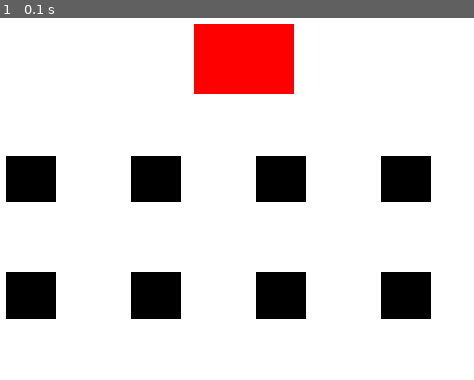
Above: before the commit, frame 1.
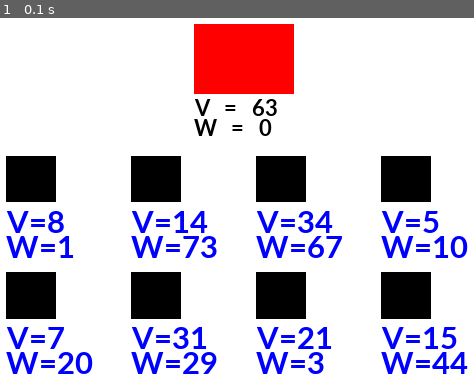
Above: after the commit, the same moment.

Repository: Vincent-lau/pygame_project
Game: pygame game, started from edu_game.py
The game is run twice, just before and just after one commit, with the same random seed, the same clock (stepped at 60 frames per second) and the same inputs.
Inputs:
- Up to frame 1 (0.1 s): no input

The runs differ from the first frame. In frame 1, 6.7% of the frame differs, in the area x 1-99%, y 22-99%.

Commit message:
weight and volume displayed

Diff:
--- a/edu_game.py
+++ b/edu_game.py
@@ -27,8 +27,8 @@
         super().__init__()
         self.image=pg.Surface(size)
         pos=[pos[0]-size[0]/2,pos[1]-size[1]/2]
-        # pos parameter will be the centre of the shape
-        self.oriPos=pos
+        # pos parameter will be the top-left corner of the shape
+        self.oriPos=copy.deepcopy(pos)
         self.rect=self.image.get_rect(topleft=pos)
         self.image.fill(color)
         self.oriCor=copy.deepcopy(cor) # any oriCor must use deepcopy
@@ -53,6 +53,12 @@
 
     def get_cor(self):
         return self.cor
+
+    def get_size(self):
+        return self.size
+
+    def get_pos(self):
+        return self.oriPos
 
     def reset(self):
         pass
@@ -473,13 +479,13 @@
         j = 0
         minR=500
         for k in range(Level2.nNodeNum):
-            startX=int((j+0.1)*sep)  # leave some blank space
-            endX=int((j+0.9)*sep)
-            startY=int((i+0.1)*sep)
-            endY=int((i+0.9)*sep)
-            circlePos=[random.randint(int(startX+sep*0.2),int(endX-sep*0.2)),random.randint(int(startY+sep*0.2),int(endY-sep*0.2))]
+            start_x=int((j+0.1)*sep)  # leave some blank space
+            end_x=int((j+0.9)*sep)
+            start_y=int((i+0.1)*sep)
+            end_y=int((i+0.9)*sep)
+            circlePos=[random.randint(int(start_x+sep*0.2),int(end_x-sep*0.2)),random.randint(int(start_y+sep*0.2),int(end_y-sep*0.2))]
             # make sure the node is not too small
-            radius=min(circlePos[0]-startX,endX-circlePos[0],circlePos[1]-startY,endY-circlePos[1])
+            radius=min(circlePos[0]-start_x,end_x-circlePos[0],circlePos[1]-start_y,end_y-circlePos[1])
             minR=min(radius,minR)
             Level2.node_list.append(Node(circlePos,radius,k,DARKGREY))
             j+=1
@@ -674,12 +680,19 @@
         self.display_solution()
         all_sprites_group.draw(screen)
 
+
 class Item(Element):
     def __init__(self,pos,size,color,cor,v,w):
         Element.__init__(self, pos, cor,size, color)
         self.volume=v
         self.weight=w
 
+    def get_weight(self):
+        return self.weight
+
+    def get_volume(self):
+        return self.volume
+
 
 class Bag(Element):
     def __init__(self,pos,size,color,cor,v):
@@ -693,53 +706,81 @@
     def set_volume(self,v):
         self.volume=v
 
+    def get_pos(self):
+        return self.oriPos
+
+    def get_volume(self):
+        return self.volume
+
+    def get_weight(self):
+        return self.weight
+
 class Level3(Level):
-    nBagNum=0
+    nBagNum = 0
+    item_list = []
+
+
     def __init__(self):
+        super().__init__()
         self.myPlayer=Bag([250,65],[100,70],RED,0,random.randint(10,100))
         all_sprites_group.empty()
         all_sprites_group.add(self.myPlayer)
 
-
     def initialise(self):
         Level3.nBagNum=random.randrange(4,30)
 
-        numX=int(math.sqrt(10/7*Level3.nBagNum))+1
-        numY=int(math.sqrt(7/10*Level3.nBagNum))+1
-        print(Level3.nBagNum,numX,numY)
-        sepX=500/numX
-        sepY=350/numY
-        i=0
-        j=0
+        num_x = int(math.sqrt(10/7*Level3.nBagNum))+1
+        num_y = int(math.sqrt(7/10*Level3.nBagNum))+1
+        print(Level3.nBagNum,num_x,num_y)
+        sep_x = 500/num_x
+        sep_y = 350/num_y
+        i = 0
+        j = 0
         for k in range(Level3.nBagNum):
-            startX=int((j+0.3)*sepX)
-            endX=int((j+0.7)*sepX)
-            startY = 150+int((i + 0.3) * sepY)
-            endY = 150 + int((i + 0.7) * sepY)
-            itemPos=[startX,startY]
-            size=[endX-startX,endY-startY]
-            v=random.randrange(5,50)
-            w=random.randrange(1,100)
-            all_sprites_group.add(Item(itemPos,size,BLACK,k,v,w))
-            j+=1
-            if j == numX:
-                i+=1
-                j%=numX
-
+            start_x = int((j+0.3)*sep_x)
+            end_x = int((j+0.7)*sep_x)
+            start_y = 150+int((i + 0.3) * sep_y)
+            end_y = 150 + int((i + 0.7) * sep_y)
+            item_pos = [start_x,start_y]
+            size = [end_x-start_x,end_y-start_y]
+            v = random.randrange(5,50)
+            w = random.randrange(1,100)
+            item = Item(item_pos,size,BLACK,k,v,w)
+            Level3.item_list.append(item)
+            all_sprites_group.add(item)
+            j += 1
+            if j == num_x:
+                i += 1
+                j %= num_x
+
+    def display_weight_and_volume(self):
+        p = self.myPlayer.get_pos()
+        s = self.myPlayer.get_size()
+        pos = [p[0], p[1]+s[1]]
+        font = pg.font.SysFont('Calibri', 25, True, False)
+        screen.blit(font.render("V   =   "+str(self.myPlayer.get_volume()), True, BLACK), pos)
+        screen.blit(font.render("W   =   "+str(self.myPlayer.get_weight()),True,BLACK), [pos[0],pos[1]+20])
+
+        for item in Level3.item_list:
+            p = item.get_pos()
+            s = item.get_size()
+            pos = [p[0], p[1]+s[1]]
+            font = pg.font.SysFont('Calibri', int(s[0]*0.7), True, False)
+            screen.blit(font.render("V=" + str(item.get_volume()), True, BLUE), pos)
+            screen.blit(font.render("W=" + str(item.get_weight()), True, BLUE), [pos[0], pos[1] + s[0]*0.5])
 
     def get_solution(self):  # find the optimum solution of a problem
         pass
 
     def display_information(self):  # display necessary information of the game, such as life, time steps
-      pass
-
+        pass
 
     def pre_update(self):  # pre_update will run outside the main program loop
         self.initialise()
         self.get_solution()
 
     def update(self):
-
+        self.display_weight_and_volume()
         all_sprites_group.draw(screen)
 
 
